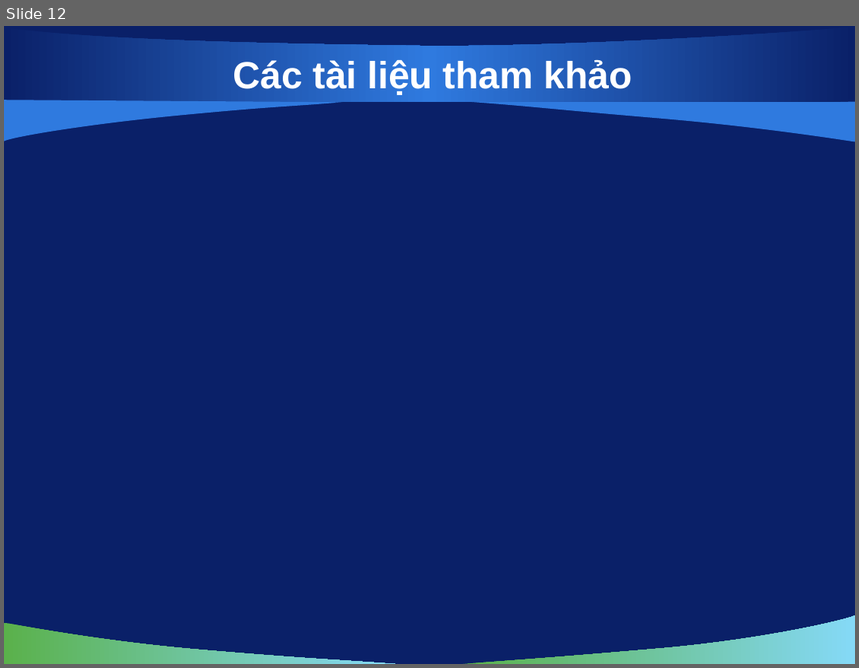
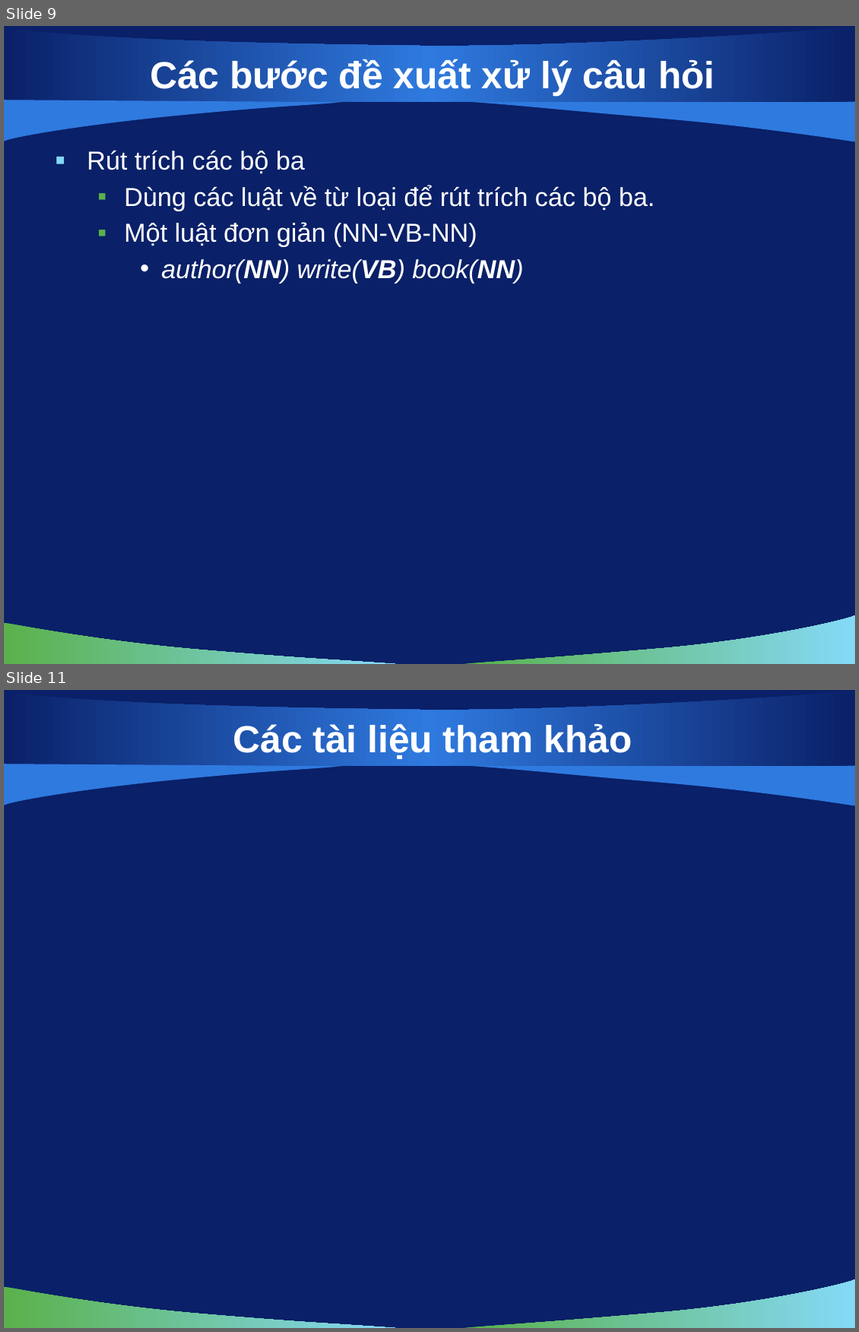
Before and after one commit to hungntit/filnalproject, a slide deck: De Cuong/bao cao luan van/slide 0.2.pptx. Shown one above the other, each under a label of ours: slide 12 before the commit, slides 9 and 11 after it; the slides between them are not shown. The pictures are 859x668 and 859x1332 pixels, drawn with LibreOffice and Linux fonts; fonts in the diff are those of the drawing; background and template pictures are left out. Boxes give left, top, right and bottom in pixels: in the first picture for what was removed or moved away, otherwise in the second. Text is boxed around its words. In the diff, an @@ line names an element or a change of style, - is before the commit and + after.

```diff
--- a/De Cuong/bao cao luan van/slide 0.2.pptx
+++ b/De Cuong/bao cao luan van/slide 0.2.pptx
@@ slide 9 added at [4, 26, 855, 664], background picture (left out); not listed: 5 template elements that a slide beside it also shows @@
@@ title added at [150, 59, 715, 96], 32 pt, text #FFFFFF, bold @@
+Các bước đề xuất xử lý câu hỏi
@@ text added at [87, 150, 655, 284], 22 pt, text #FFFFFF @@
+▪ Rút trích các bộ ba
+  ▪ Dùng các luật về từ loại để rút trích các bộ ba.
+  ▪ Một luật đơn giản (NN-VB-NN)
+    • author(NN) write(VB) book(NN)
@@ what was slide 12 is now slide 11 @@
```
Also in this commit, not shown: 6 slides changed, 3 other slides added, 5 slides removed, 1 other file.
